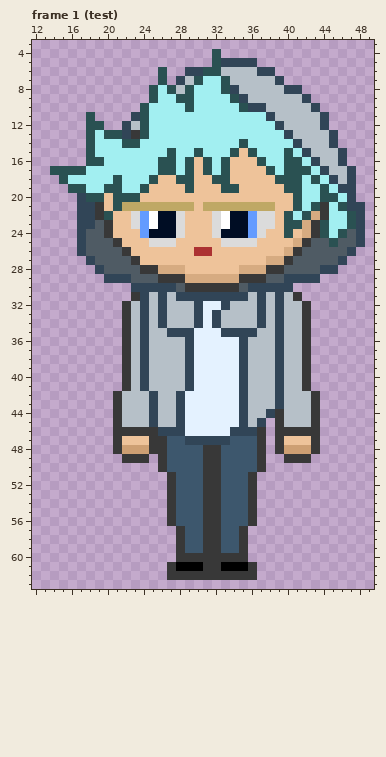
A pixel-art file gets an edit: Assets/_Project/art/Sprites/Aseprite/newCharacters2/Gera2.aseprite. This is how it looked before the edit.
64x64 pixels, 2 frames. Shown: frame 1 (test): x 12..49, y 3..63. The commit also changed other frames, which this record leaves out.
Once edited:
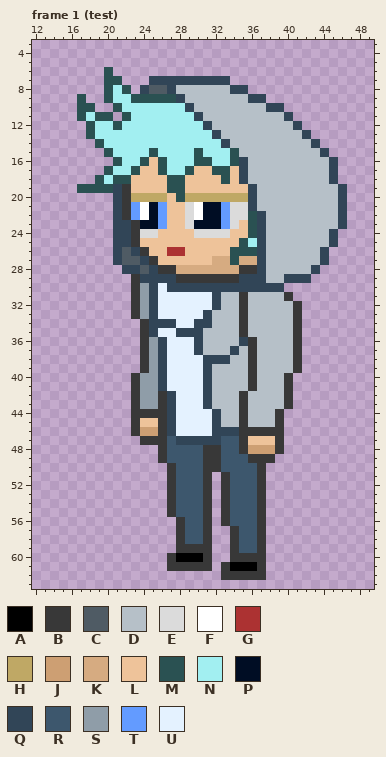
Palette (. is transparent): A #000000  B #383838  C #4f5b64  D #b6c0c8  E #dbdbdb  F #ffffff  G #ac3232  H #bfa865  J #cd9f73  K #d6ab81  L #eec39a  M #2a5152  N #a2eff1  P #000d24  Q #314557  R #3d576d  S #8f9da8  T #639bff  U #e4f2ff
The exact change:
--- frame 1 (test)
@@ x 12..49 @@
  3 ......................................
- 4 ....................M.................
- 5 ....................MQQQQ.............
- 6 ..............M..QQMMDDDDQQ...........
- 7 ..............M.QDMNNMDDDDDQ..........
- 8 .............MNMDMNNNMQDDDDDQQ........
- 9 .............MNNMMNNNNMQDDDDDDQ.......
-10 ............MNNNNMNNNNNMQQDDDDDQ......
-11 ......M....QMNNNNNNNNNNNNNQDDDDDQ.....
-12 ......MM..QDMNNNNNNNNNNNNNNQDDDDQ.....
-13 ......MNMMQBMNNNNNNNNNNNNNNNQDDDDQ....
-14 ......MNNNMMNNNNNNNNNNNMNNNNNQDDDQ....
-15 ......MNNNNNNNNMNNMNNNMLMNNNMNQDDDQ...
-16 ......MMNNNNNNMMNMLMNMLLLMNNMMNQDDQ...
-17 ..MMMMNNNNNNNNMMNMLMNMLLLLMNMMMNQDDQ..
-18 ...MNNNNNMNNNMLLMMLLMMLLLLLMMMNMNQDQ..
-19 ....MMNNMMNNMLLLLMLLLMMLLLLLMMNNMNQQ..
-20 .....QMMLMMMLLLLLLLLLLLLLLLLLMNNMMNQ..
-21 .....QQBLMHHHHHHHHLHHHHHHHHLLMNMBNMQQ.
-22 .....QQBMLLETFPPELLLEFPPTEELMNMKBNNMQ.
-23 .....QQCBLLETFPPELLLEFPPTEELMMKBMNNMQ.
-24 .....QCCBLLLTPPPELLLEPPPTELLMLKBMNMCQ.
-25 .....QCCCBLLLEEELLLLLEEEELLLLKBCCMCCQ.
-26 .....QCCCCBLLLLLLLGGLLLLLLLLKBCCCCCQ..
-27 ......QCCCCBLLLLLLLLLLLLLLKKBCCCCCQ...
-28 .......QCCCCBBKKKLLLLLLKKKBBCCCCQQ....
-29 ........QQQCCCBBBKKKKKKBBBCCQQQQ......
-30 ...........QQQQQCBBBBBBCQQQQQ.........
-31 ...........BQDQDQQQQQQQQDQDQDB........
-32 ..........BDQDQDDDQUUQDDDQDQDDB.......
-33 ..........BDQDQDDDQUQDDDDQDQDDB.......
-34 ..........BDQDQDDDQUQDDDDQDQDDB.......
-35 ..........BDQDDQQQUUUQQQQDDQDDB.......
-36 ..........BDQDDDDQUUUUUQDDDQDDB.......
-37 ..........BDQDDDDQUUUUUQDDDQDDB.......
-38 ..........BDQDDDDQUUUUUQDDDQDDB.......
-39 ..........BDQDDDDQUUUUUQDDDQDDB.......
-40 ..........BDQDDDDQUUUUUQDDDQDDB.......
-41 ..........BDQDDDDQUUUUUQDDDQDDB.......
-42 .........BDDDQDDQUUUUUUQDDDQDDDB......
-43 .........BDDDQDDQUUUUUUQDDDQDDDB......
-44 .........BDDDQDDQUUUUUUQDDQBDDDB......
-45 .........BDDDQDDQUUUUUUQDQ.BDDDB......
-46 .........BBBBBQQQUUUUUQQQB.BBBBB......
-47 .........BLLLBBRRQQQQQRRRB.BLLLB......
-48 .........BJJJBBRRRRBBRRRRB.BJJJB......
-49 ..........BBB.BRRRRBBRRRRB..BBB.......
-50 ..............BRRRRBBRRRRB............
-51 ...............BRRRBBRRRB.............
-52 ...............BRRRBBRRRB.............
-53 ...............BRRRBBRRRB.............
-54 ...............BRRRBBRRRB.............
-55 ...............BRRRBBRRRB.............
-56 ...............BRRRBBRRRB.............
-57 ................BRRBBRRB..............
-58 ................BRRBBRRB..............
-59 ................BRRBBRRB..............
-60 ................BBBBBBBB..............
-61 ...............BAAABBAAAB.............
-62 ...............BBBBBBBBBB.............
+ 4 ......................................
+ 5 ......................................
+ 6 ........M.............................
+ 7 ........MM...QQQQQQQQQ................
+ 8 ........MNM.QCCQDDDDDDQQ..............
+ 9 .....M..MNNMMMMMQDDDDDDDQQ............
+10 .....MM..MNNNNNNNQDDDDDDDDQQ..........
+11 .....MNMM.MNNNNNNNQDDDDDDDDDQ.........
+12 ......MNNMNNNNNNNNNQDDDDDDDDDQ........
+13 ......MNNNNNNNNNNNNNQDDDDDDDDDQ.......
+14 .......MNNNNNNNNNNNNNQDDDDDDDDDQ......
+15 ........MNNNNMNNNNMNNNMDDDDDDDDDQ.....
+16 .........MNNMLMNNNMMNNMQDDDDDDDDDQ....
+17 ........MNNMLLMNNMLLMMLQDDDDDDDDDQ....
+18 .......MNMMLLLLMMLLLLMLQDDDDDDDDDQ....
+19 .....MMMMQBLLLLMMLLLLLLLQDDDDDDDDDQ...
+20 .........QBHHHHLMHHHHHHHQDDDDDDDDDQ...
+21 .........QBTFPTLLEFPPTEEQDDDDDDDDDQ...
+22 .........QBTFPTLLEFPPTEEMQDDDDDDDDQ...
+23 .........QQBPPTLLEPPPTELMQDDDDDDDDQ...
+24 .........QQBEELLLLEEEELLMQDDDDDDDQ....
+25 .........QQBLLLLLLLLLLLMNQDDDDDDDQ....
+26 .........QCQBLLGGLLLLLMMMQDDDDDDQ.....
+27 .........QCCQBLLLLLLKKMKKQDDDDDDQ.....
+28 ..........QQCQBBKKKKKKKBBQDDDDDQ......
+29 ...........BQQQQBBBBBBBQQQDDQQQ.......
+30 ...........BSQUQQQQQQQQQQQQQ..........
+31 ...........BSQUUUUUUQDDBDDDDB.........
+32 ...........BSQUUUUUUQDDBDDDDDB........
+33 ...........BSQUUUUUQDDDBDDDDDB........
+34 ............BQQQUUQQDDDBDDDDDB........
+35 ............BQUUQQQDDDDBDDDDDB........
+36 ............BSQUUUQDDDDQBDDDDB........
+37 ............BSQUUUQDDDQDBDDDDB........
+38 ............BSQUUUUQQQDDBDDDDB........
+39 ............BSQUUUUQDDDDBDDDDB........
+40 ...........BSSQUUUUQDDDDBDDDB.........
+41 ...........BSSQUUUUQDDDDBDDDB.........
+42 ...........BSSBQUUUQDDDBDDDDB.........
+43 ...........BSSBQUUUQDDDBDDDDB.........
+44 ...........BBBBQUUUUQDDBDDDB..........
+45 ...........BLLBQUUUUQDDBDDDB..........
+46 ...........BJJBQUUUUQQQBBBBB..........
+47 ............BBBRQQQQQRRBLLLB..........
+48 ..............BRRRRBBRRBJJJB..........
+49 ..............BRRRRBBRRRBBB...........
+50 ...............BRRRBBRRRRB............
+51 ...............BRRRB.BRRRB............
+52 ...............BRRRB.BRRRB............
+53 ...............BRRRB.BRRRB............
+54 ...............BRRRB.BRRRB............
+55 ...............BRRRB.BRRRB............
+56 ................BRRB.BRRRB............
+57 ................BRRB..BRRB............
+58 ................BRRB..BRRB............
+59 ................BBBB..BRRB............
+60 ...............BAAAB..BBBB............
+61 ...............BBBBB.BAAAB............
+62 .....................BBBBB............
 63 ......................................
Pixel boxes of the changes (left, top, right, bottom) in both pictures:
changed: (50, 49, 365, 580)
